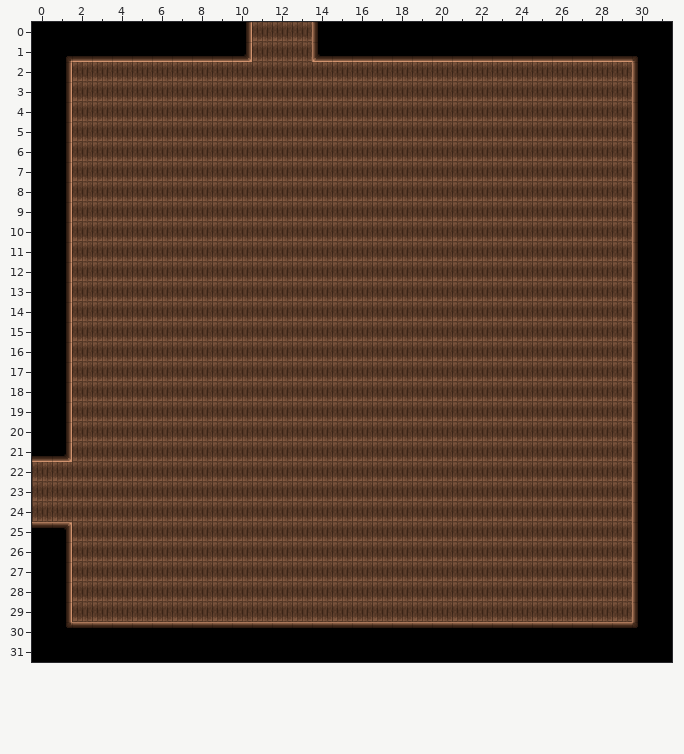
A Tiled map (JSON) gets an edit: assets/tmj/study.tmj. Above: the version before the commit.
Cells are 32x32 px. Shown: x 0..31, y 0..31.
And afterwards:
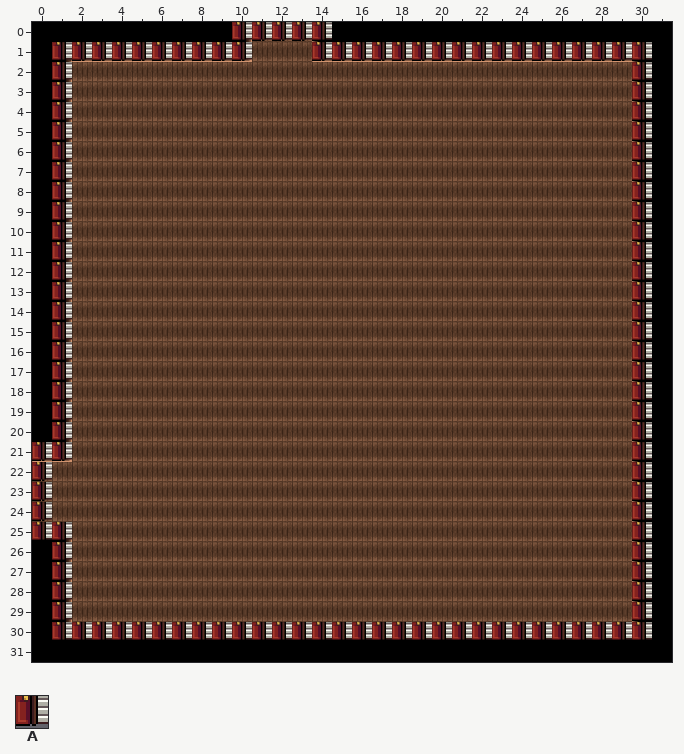
Key: from "pixellands": A 985.
_ is an empty cell.
Commit: updated all room collisions
What changed:
Layer "collision":
y 0: x 10..14 _____ -> AAAAA
y 1: x 1..10 __________ -> AAAAAAAAAA; x 14..30 _________________ -> AAAAAAAAAAAAAAAAA
y 2..20: x 1 _ -> A; x 30 _ -> A
y 21: x 0..1 __ -> AA; x 30 _ -> A
y 22..24: x 0 _ -> A; x 30 _ -> A
y 25: x 0..1 __ -> AA; x 30 _ -> A
y 26..29: x 1 _ -> A; x 30 _ -> A
y 30: x 1..30 ______________________________ -> AAAAAAAAAAAAAAAAAAAAAAAAAAAAAA
Pixel boxes of the changes (left, top, right, bottom) in both pictures:
added: (32, 22, 652, 640)
